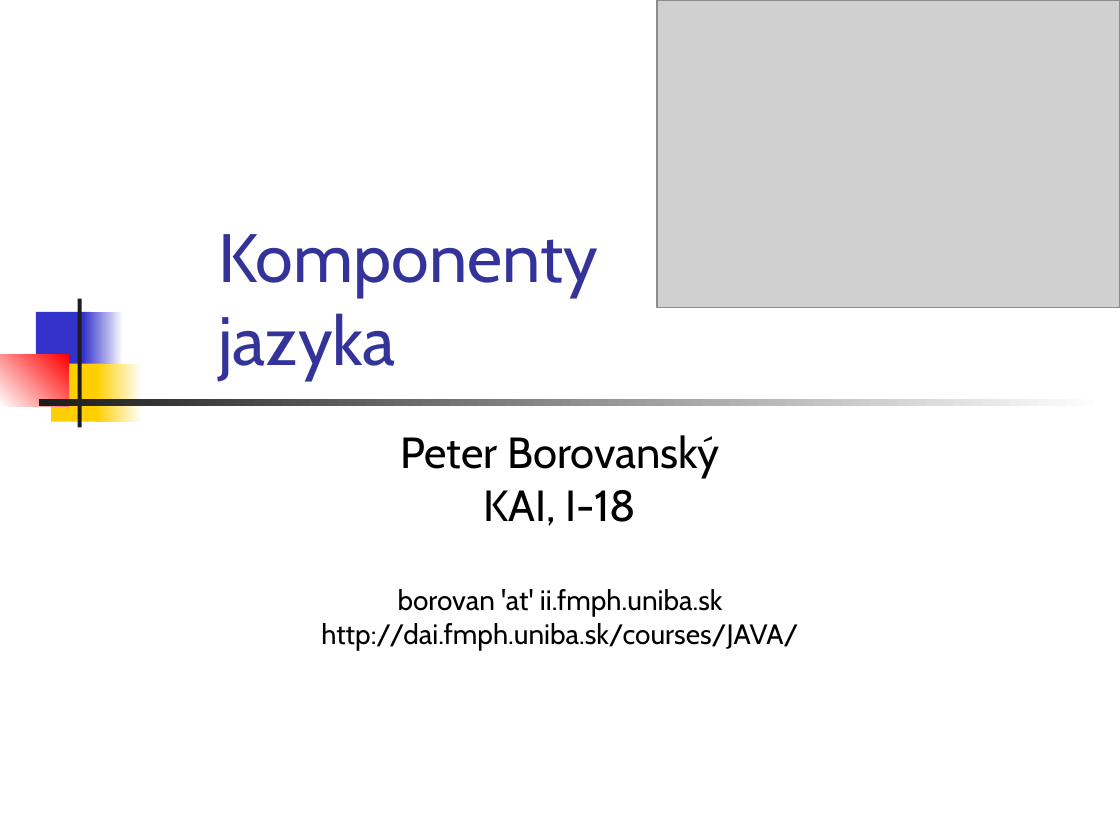
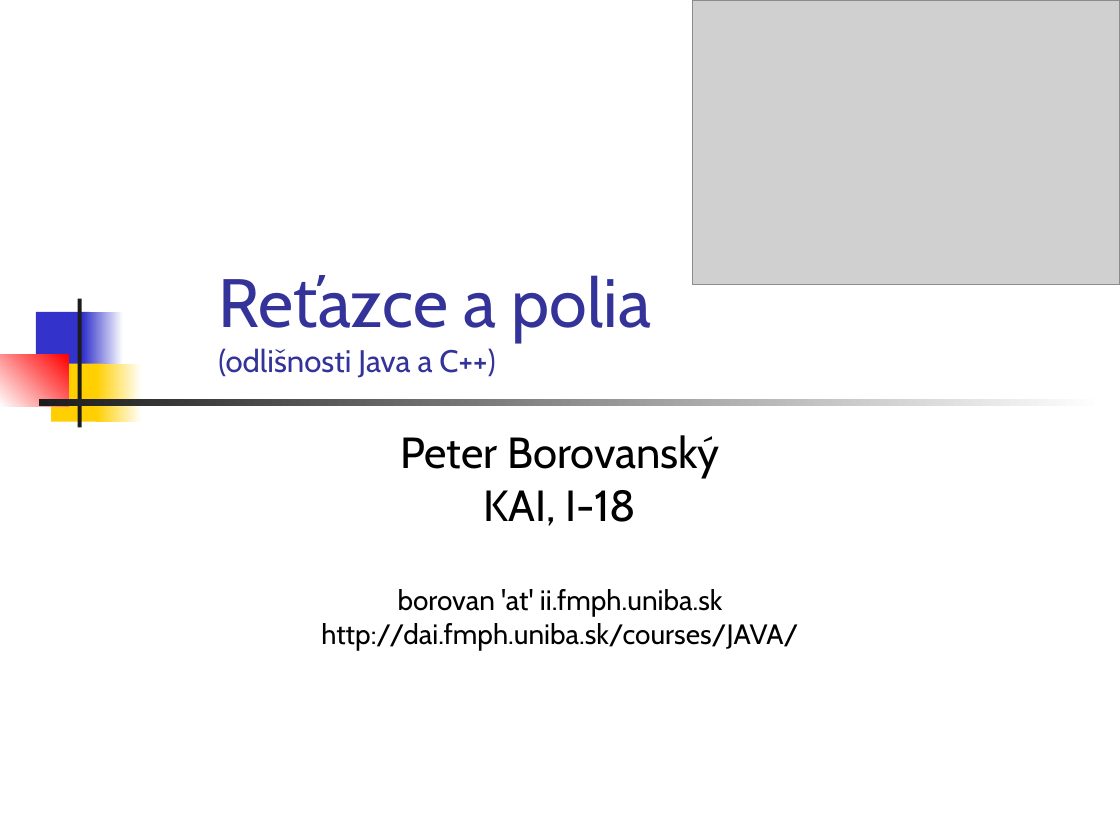
Before and after one commit to Programovanie4/Prednasky, a slide deck: slide 6 of 02/02_java.ppt (slide 1 before the commit). Drawn at 1120x840 pixels with LibreOffice and Linux fonts; fonts in the diff are those of the drawing; grey boxes stand for pictures. Boxes give left, top, right and bottom in pixels: in the first picture for what was removed or moved away, otherwise in the second. Text is boxed around its words. In the diff, an @@ line names an element or a change of style, - is before the commit and + after.

```diff
--- a/02/02_java.ppt
+++ b/02/02_java.ppt
@@ picture: place and size @@
-picture at (657, 0, 1120, 308)
+picture at (692, 0, 1120, 284)
@@ title at (218, 275, 651, 378): text changed; size 44 to 20 pt @@
-Komponenty
-jazyka
+Reťazce a polia
+(odlišnosti Java a C++)
```
Also in this commit, not shown: 19 other slides changed, 6 slides added, 1 slide removed, 1 other file.
